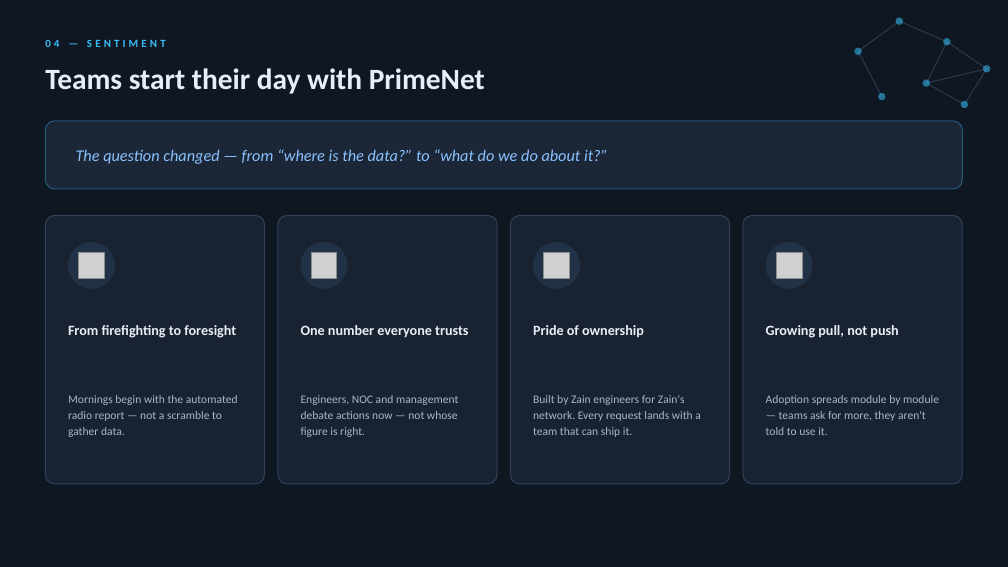
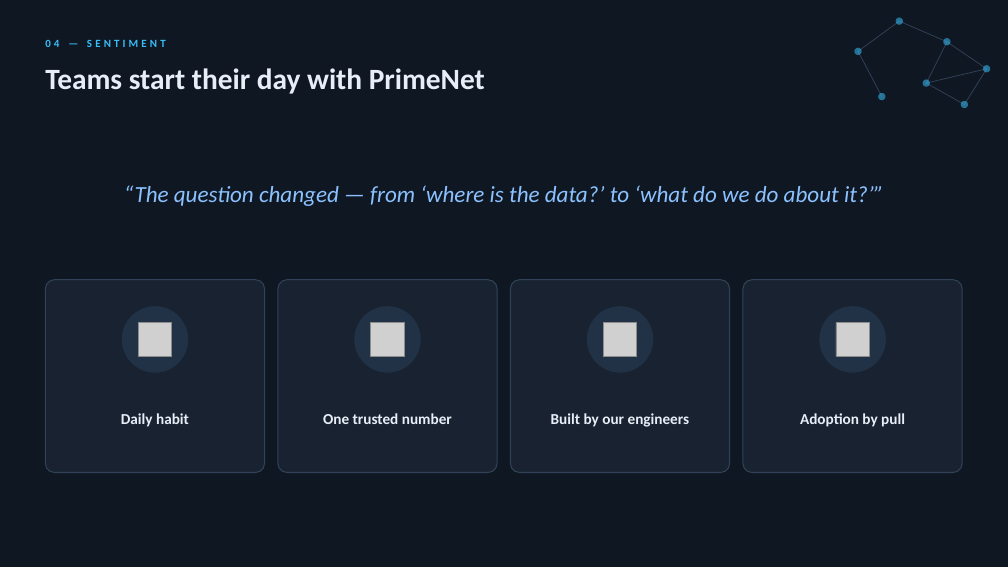
Before and after one commit to MosporD/PrimeNet, a slide deck: slide 5 of PrimeNet_CEO_Briefing.pptx. Drawn at 1008x567 pixels with LibreOffice and Linux fonts; fonts in the diff are those of the drawing; grey boxes stand for pictures. Boxes give left, top, right and bottom in pixels: in the first picture for what was removed or moved away, otherwise in the second. Text is boxed around its words. In the diff, an @@ line names an element or a change of style, - is before the commit and + after.

```diff
--- a/PrimeNet_CEO_Briefing.pptx
+++ b/PrimeNet_CEO_Briefing.pptx
@@ rounded rectangle removed at (45,121,963,189) @@
@@ text at (124,185,884,206): text changed; size 15.5 to 22 pt @@
-The question changed — from “where is the data?” to “what do we do about it?”
+“The question changed — from ‘where is the data?’ to ‘what do we do about it?’”
@@ rounded rectangle: place and size @@
-rounded rectangle at (45,216,265,484)
+rounded rectangle at (45,280,265,473)
@@ rounded rectangle: place and size @@
-rounded rectangle at (278,216,498,484)
+rounded rectangle at (278,280,498,473)
@@ rounded rectangle: place and size @@
-rounded rectangle at (510,216,730,484)
+rounded rectangle at (510,280,730,473)
@@ proportions changed in 4 elements at (45,280,265,473), (278,280,498,473), (510,280,730,473), (743,280,963,473) @@
@@ rounded rectangle: place and size @@
-rounded rectangle at (743,216,963,484)
+rounded rectangle at (743,280,963,473)
@@ text removed at (68,325,236,338) @@
-From firefighting to foresight
@@ ellipse: place and size @@
-ellipse at (68,242,115,289)
+ellipse at (122,306,188,373)
@@ picture: place and size @@
-picture at (79,253,104,278)
+picture at (138,323,172,356)
@@ ellipse: place and size @@
-ellipse at (301,242,348,289)
+ellipse at (355,306,421,373)
@@ picture: place and size @@
-picture at (312,253,337,278)
+picture at (371,323,405,356)
@@ text removed at (533,325,644,338) @@
-Pride of ownership
@@ ellipse: place and size @@
-ellipse at (533,242,580,289)
+ellipse at (587,306,653,373)
@@ picture: place and size @@
-picture at (544,253,569,278)
+picture at (603,323,637,356)
@@ text removed at (766,325,898,338) @@
-Growing pull, not push
@@ ellipse: place and size @@
-ellipse at (766,242,813,289)
+ellipse at (820,306,886,373)
@@ picture: place and size @@
-picture at (777,253,802,278)
+picture at (836,323,870,356)
@@ text removed at (68,395,238,437) @@
-Mornings begin with the automated radio report — not a scramble to gather data.
@@ text added at (121,413,189,427), 14.5 pt, text #E8EEF7, bold @@
+Daily habit
@@ text removed at (301,395,458,437) @@
-Engineers, NOC and management debate actions now — not whose figure is right.
@@ text at (323,413,452,424): text changed; size 13.5 to 14.5 pt @@
-One number everyone trusts
+One trusted number
@@ text added at (551,413,690,427), 14.5 pt, text #E8EEF7, bold @@
+Built by our engineers
@@ text removed at (766,395,939,435) @@
-Adoption spreads module by module — teams ask for more, they aren't told to use it.
@@ text at (800,413,905,427): text changed; size 11 to 14.5 pt; text colour #A9B7C9 to #E8EEF7; bold on @@
-Built by Zain engineers for Zain's network. Every request lands with a team that can ship it.
+Adoption by pull
```
Also in this commit, not shown: 4 other slides changed, 2 slides added, 2 slides removed.
